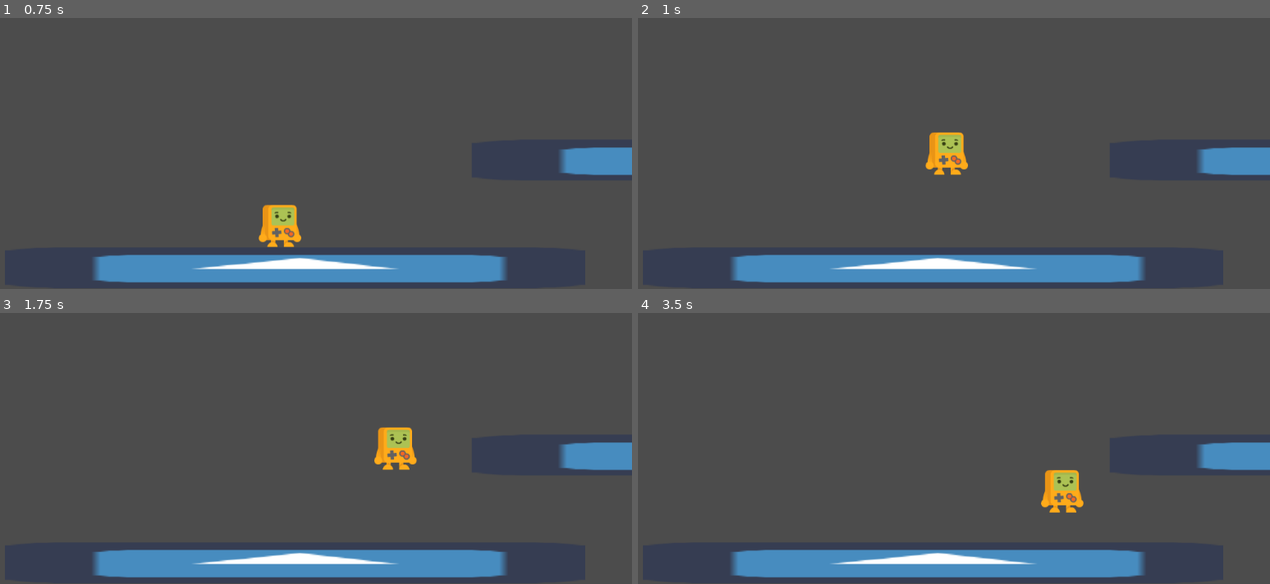
Above: before the commit, frames 1-4 (two rows, left to right).
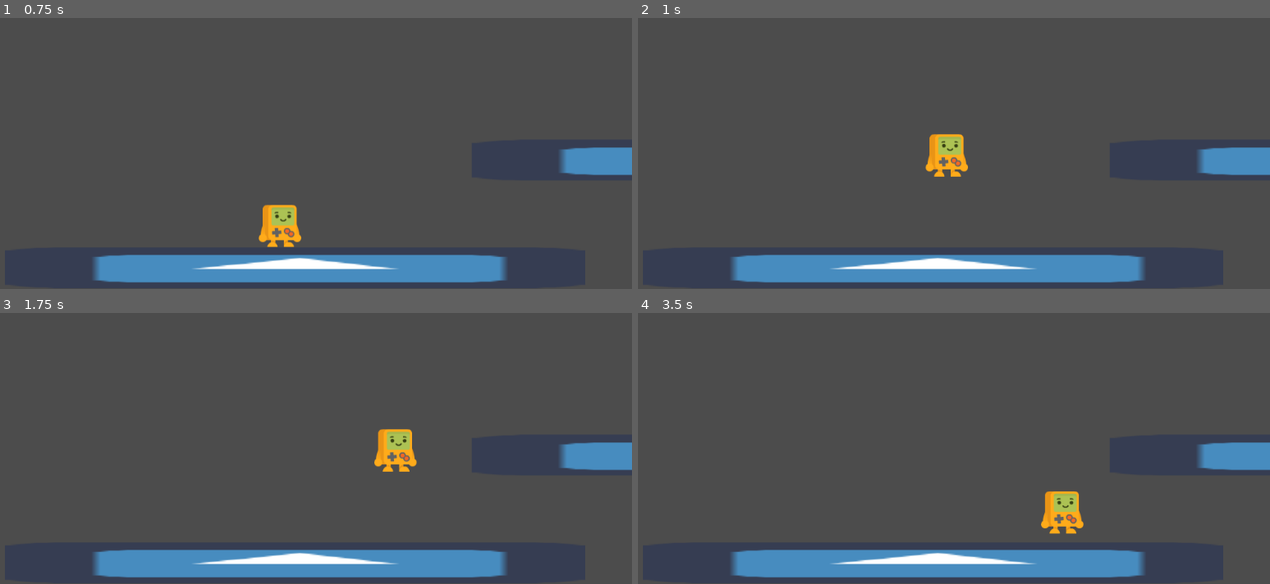
Above: after the commit, the same moments.

Repository: jor-el-swe/PlatformerTutorial
Game: Godot game, scene res://Level1.tscn
Same seed, same stepped clock (60 frames per second), same inputs: the game is played once before the commit and once after it. The project has no main scene, so this scene is started directly. The engine's default icon, where the game draws it, is replaced by a stand-in: a white triangle on a blue panel in a dark square.
Inputs:
- Up to frame 1 (0.75 s): hold Right (right) from 0.53 s (still down)
- Up to frame 2 (1 s): keep holding Right (right); tap Space (jump) at 0.77 s
- Up to frame 3 (1.75 s): keep holding Right (right); tap Space (jump) at 1.52 s
- Up to frame 4 (3.5 s): release Right (right) at 2.03 s; hold Left (left) 2.03-2.78 s; hold Right (right) from 2.78 s (still down); tap Space (jump) at 3.02 s

Frame 1 is identical in both runs. In frame 2, 0.4% of the frame differs, in the area x 45-53%, y 41-59%; in frame 3, 0.4%; in frame 4, 1.2%, in the area x 63-71%, y 58-82%.

Commit message:
improved better jump

Diff:
--- a/Attila.gd
+++ b/Attila.gd
@@ -17,14 +17,13 @@
 
 
 
-
 	if Input.is_action_just_pressed("jump") and is_on_floor():
 		velocity.y = JUMP_SPEED
 
 	if Input.is_action_pressed("jump") and velocity.y < 0:
 		totalGravity += REDUCED_GRAVITY
 	elif velocity.y < 0:
-		totalGravity -= REDUCED_GRAVITY
+		totalGravity -= REDUCED_GRAVITY*1.5
 
 	if velocity.y > 1 and velocity.y < 500:
 		velocity.y += 500
